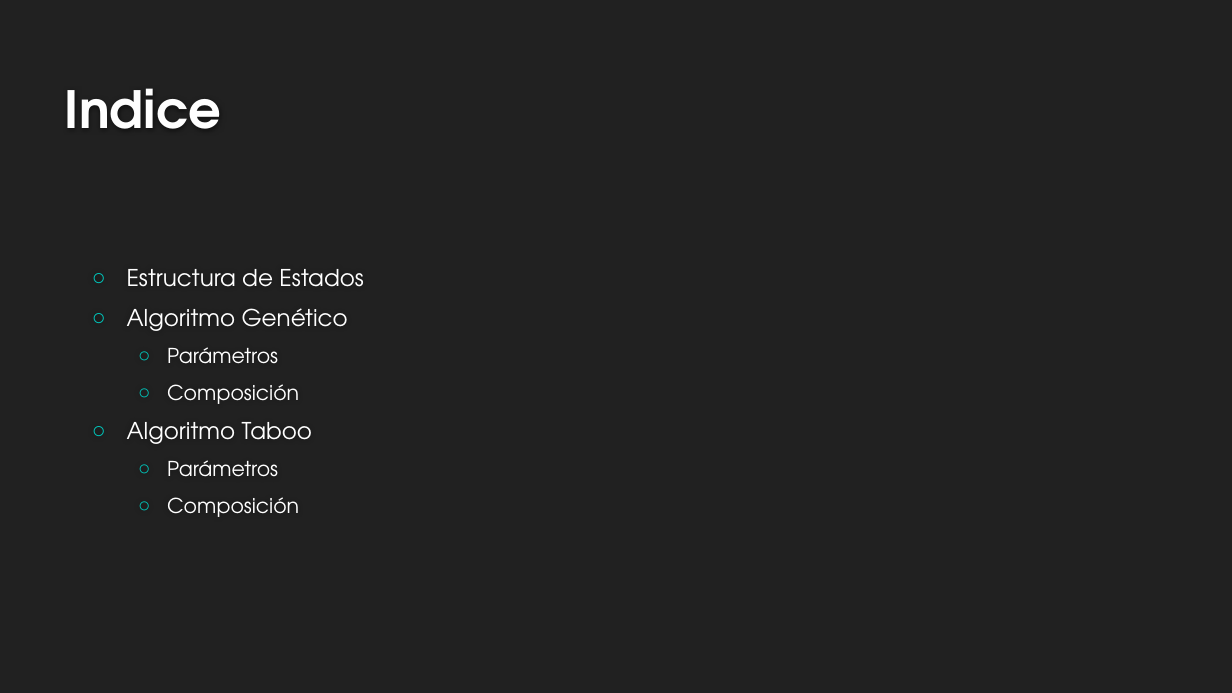
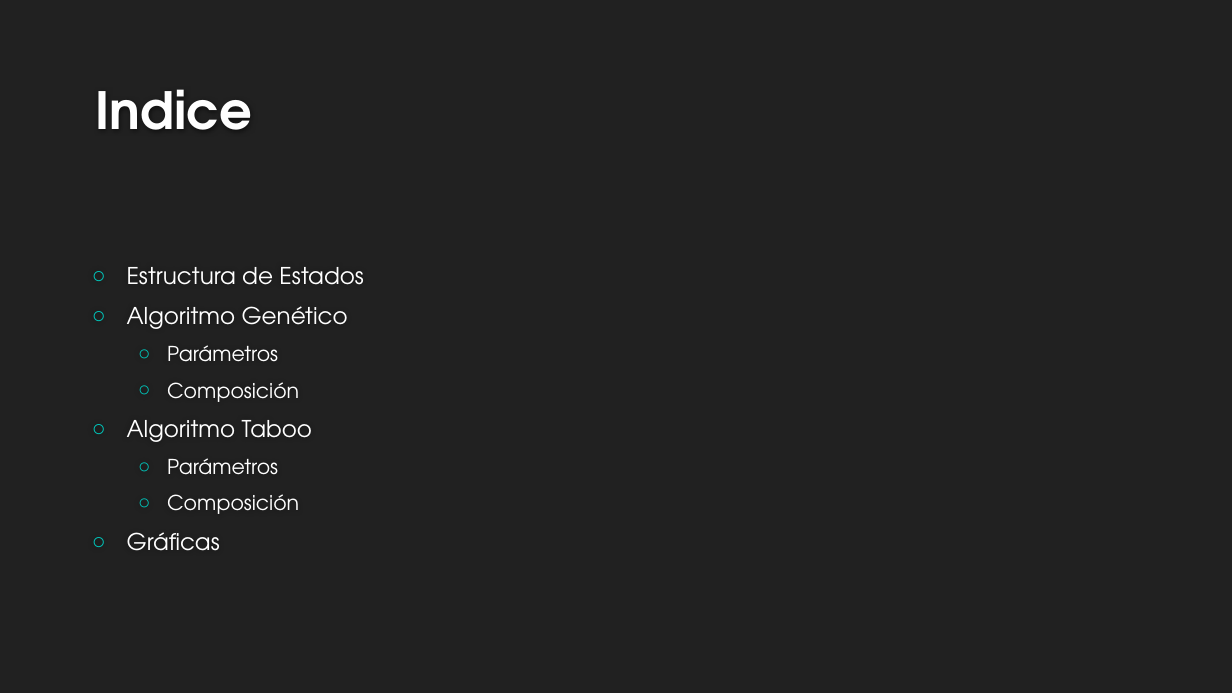
Before and after one commit to rafaroman18/SatellitesIS, a slide deck: slide 2 of TrabajoSI.pptx. Drawn at 1232x693 pixels with LibreOffice and Linux fonts; fonts in the diff are those of the drawing; background and template pictures are left out. Boxes give left, top, right and bottom in pixels: in the first picture for what was removed or moved away, otherwise in the second. Text is boxed around its words. In the diff, an @@ line names an element or a change of style, - is before the commit and + after.

```diff
--- a/TrabajoSI.pptx
+++ b/TrabajoSI.pptx
@@ title "Indice": place and size @@
-title "Indice" at (65, 88, 222, 129)
+title "Indice" at (96, 89, 253, 130)
@@ text at (127, 532, 220, 551): paragraph added @@
+○ Gráficas
```
Also in this commit, not shown: 6 slides added.
